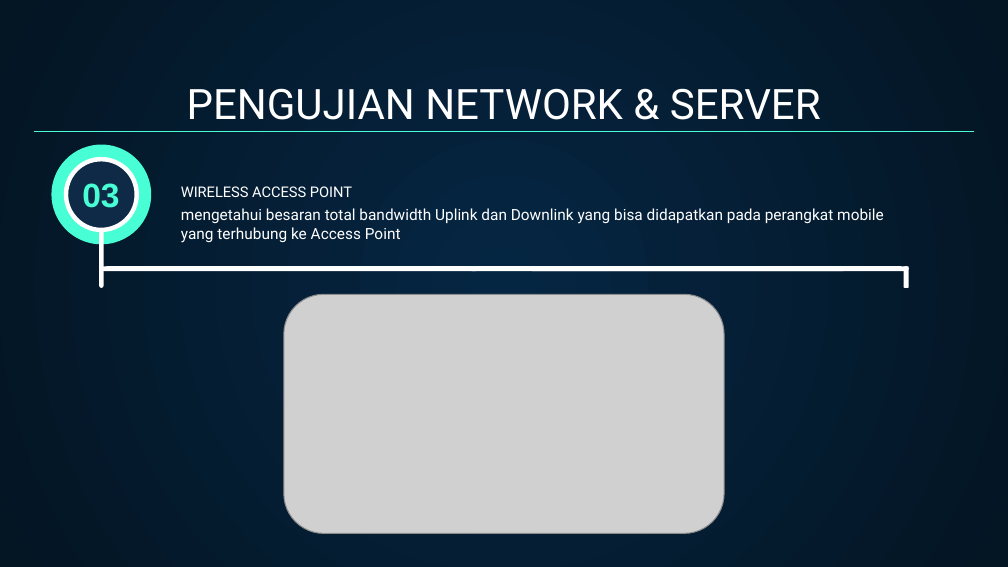
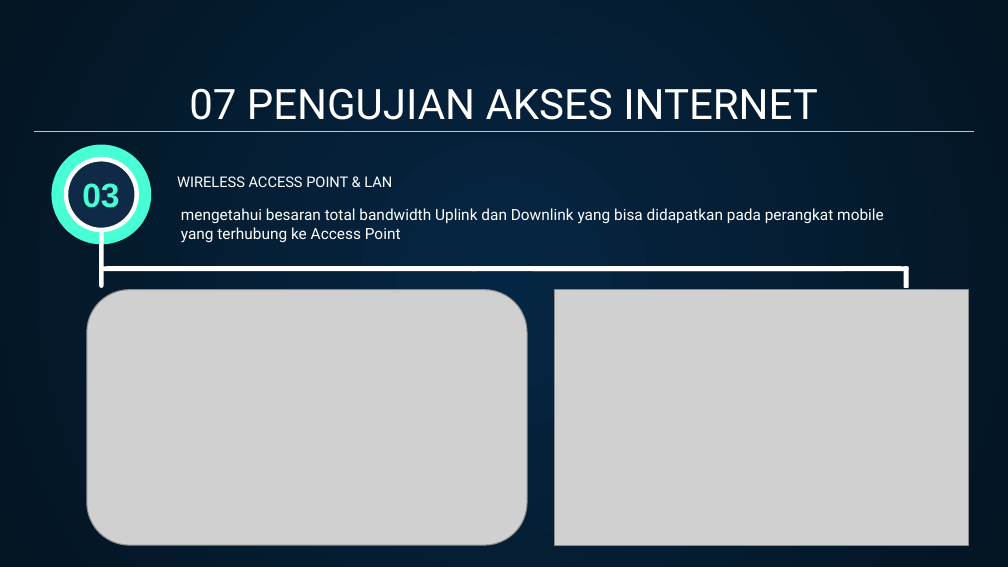
Before and after one commit to admin708/dokumen, a slide deck: slide 14 of ppt ith.pptx (slide 8 before the commit). Drawn at 1008x567 pixels with LibreOffice and Linux fonts; fonts in the diff are those of the drawing; grey boxes stand for pictures. Boxes give left, top, right and bottom in pixels: in the first picture for what was removed or moved away, otherwise in the second. Text is boxed around its words. In the diff, an @@ line names an element or a change of style, - is before the commit and + after.

Commit message:
push ppt-update

```diff
--- a/ppt ith.pptx
+++ b/ppt ith.pptx
@@ title at (189,88,818,120): text changed @@
-PENGUJIAN NETWORK & SERVER
+07 PENGUJIAN AKSES INTERNET
@@ title at (177,176,392,187): text changed @@
-WIRELESS ACCESS POINT
+WIRELESS ACCESS POINT & LAN
@@ picture: place and size @@
-picture at (284,294,725,533)
+picture at (87,289,527,544)
@@ picture added at (554,290,969,545) @@
```
Also in this commit, not shown: 6 other slides changed, 3 slides added, 1 other file.
